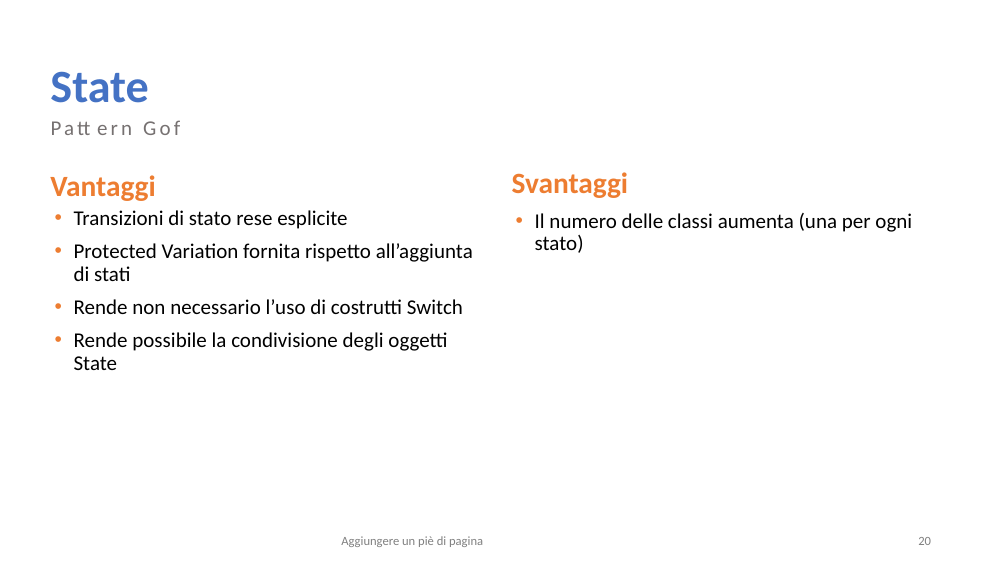
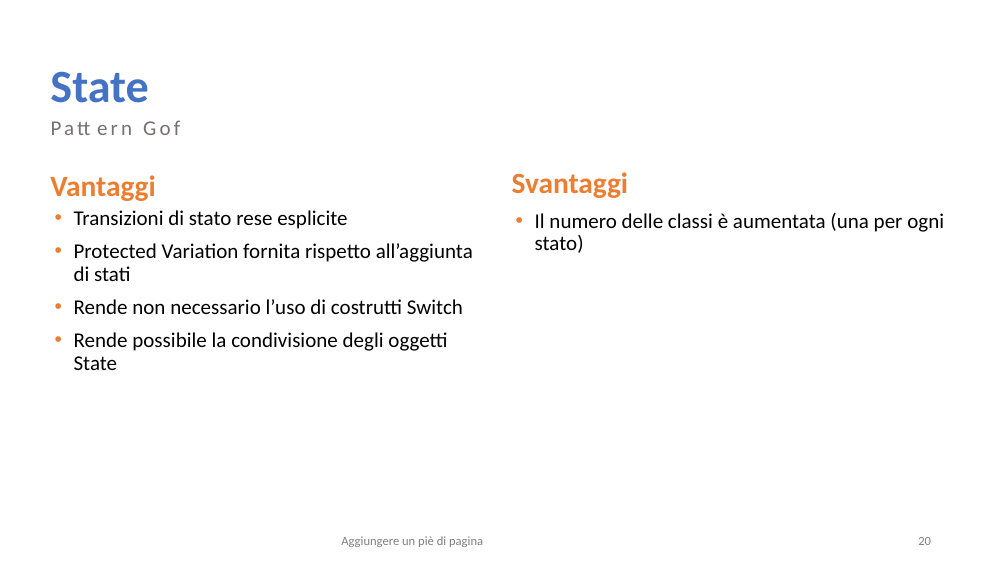
Before and after one commit to salvalai-matteo/EventBookDocumentation, a slide deck: slide 20 of Progetto Ingegneria SW.pptx. Drawn at 1008x567 pixels with LibreOffice and Linux fonts; fonts in the diff are those of the drawing. Boxes give left, top, right and bottom in pixels: in the first picture for what was removed or moved away, otherwise in the second. Text is boxed around its words. In the diff, an @@ line names an element or a change of style, - is before the commit and + after.

```diff
--- a/Progetto Ingegneria SW.pptx
+++ b/Progetto Ingegneria SW.pptx
@@ text at <box>535,213,944,253</box>: text changed @@
-• Il numero delle classi aumenta (una per ogni stato)
+• Il numero delle classi è aumentata (una per ogni stato)
```
Also in this commit, not shown: 2 slides added.
